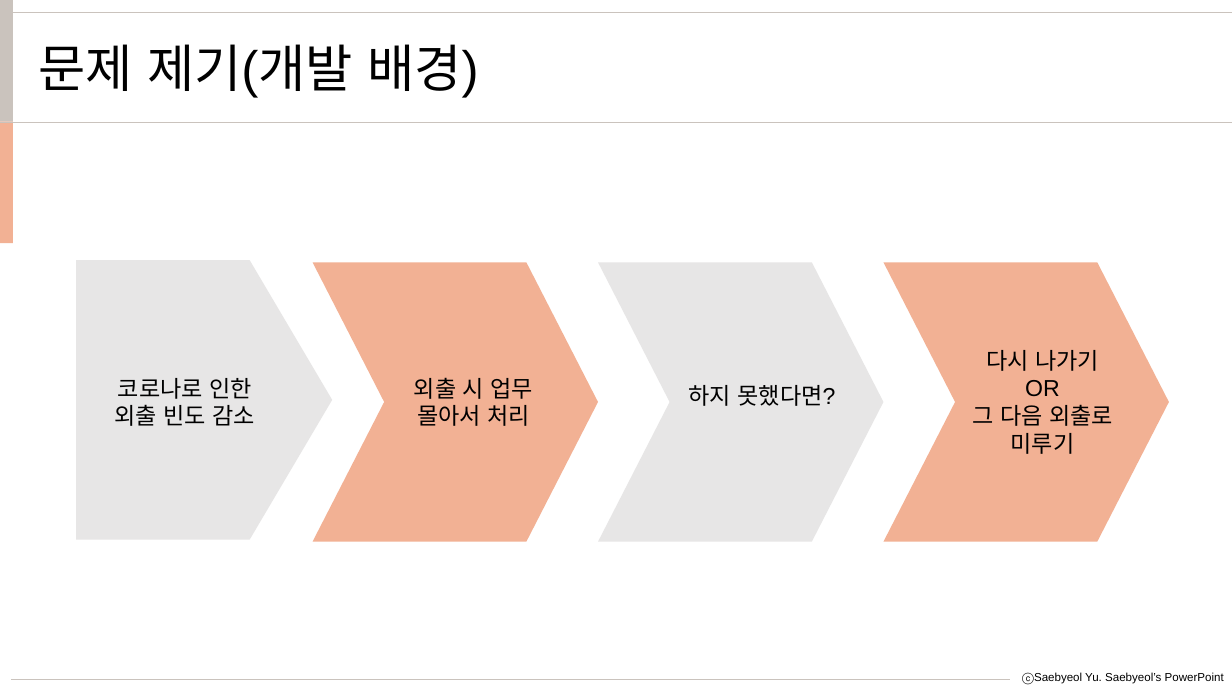
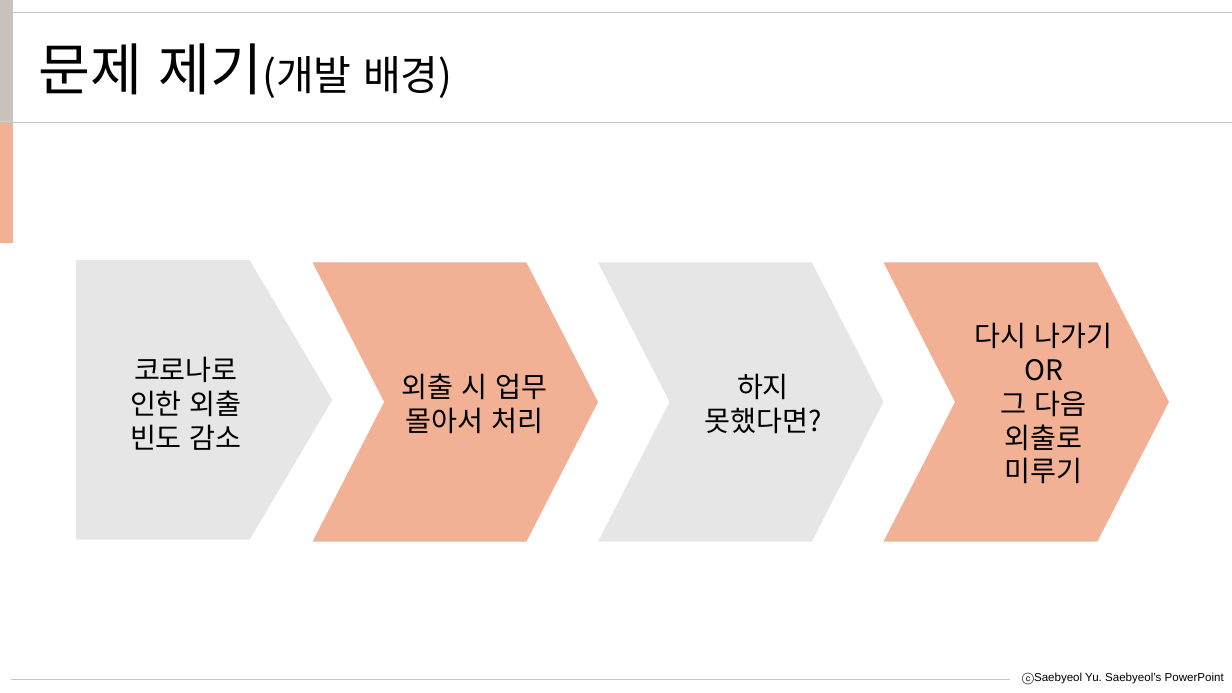
Before and after one commit to sowon-choi/alarm-with-gps, a slide deck: slide 3 of 2021-1 소프 일석삼조.pptx. Drawn at 1232x693 pixels with LibreOffice and Linux fonts; fonts in the diff are those of the drawing. Boxes give left, top, right and bottom in pixels: in the first picture for what was removed or moved away, otherwise in the second. Text is boxed around its words. In the diff, an @@ line names an element or a change of style, - is before the commit and + after.

```diff
--- a/2021-1 소프 일석삼조.pptx
+++ b/2021-1 소프 일석삼조.pptx
@@ text "문제 제기(개발 배경)" at <box>38,43,453,98</box>: size 40 to 44 pt in "문제 제기(개발"; size 40 to 32 pt in "제기(개발 배경)"; font Arial to Noto Sans CJK KR @@
@@ text "다시 나가기": place and size @@
-text "다시 나가기" at <box>972,350,1113,454</box>
+text "다시 나가기" at <box>975,322,1113,484</box>
@@ text "코로나로 인한 외출 빈도 감소": place and size @@
-text "코로나로 인한 외출 빈도 감소" at <box>115,378,256,426</box>
+text "코로나로 인한 외출 빈도 감소" at <box>130,356,242,450</box>
@@ size 18 to 22 pt, font Arial to Noto Sans CJK KR in 4 elements at <box>402,373,547,434</box>, <box>130,356,242,450</box>, <box>975,322,1113,484</box>, <box>704,373,821,434</box> @@
@@ text "하지 못했다면?": place and size @@
-text "하지 못했다면?" at <box>689,385,836,406</box>
+text "하지 못했다면?" at <box>704,373,821,434</box>
```
Also in this commit, not shown: 8 other slides changed, 1 slide added.
